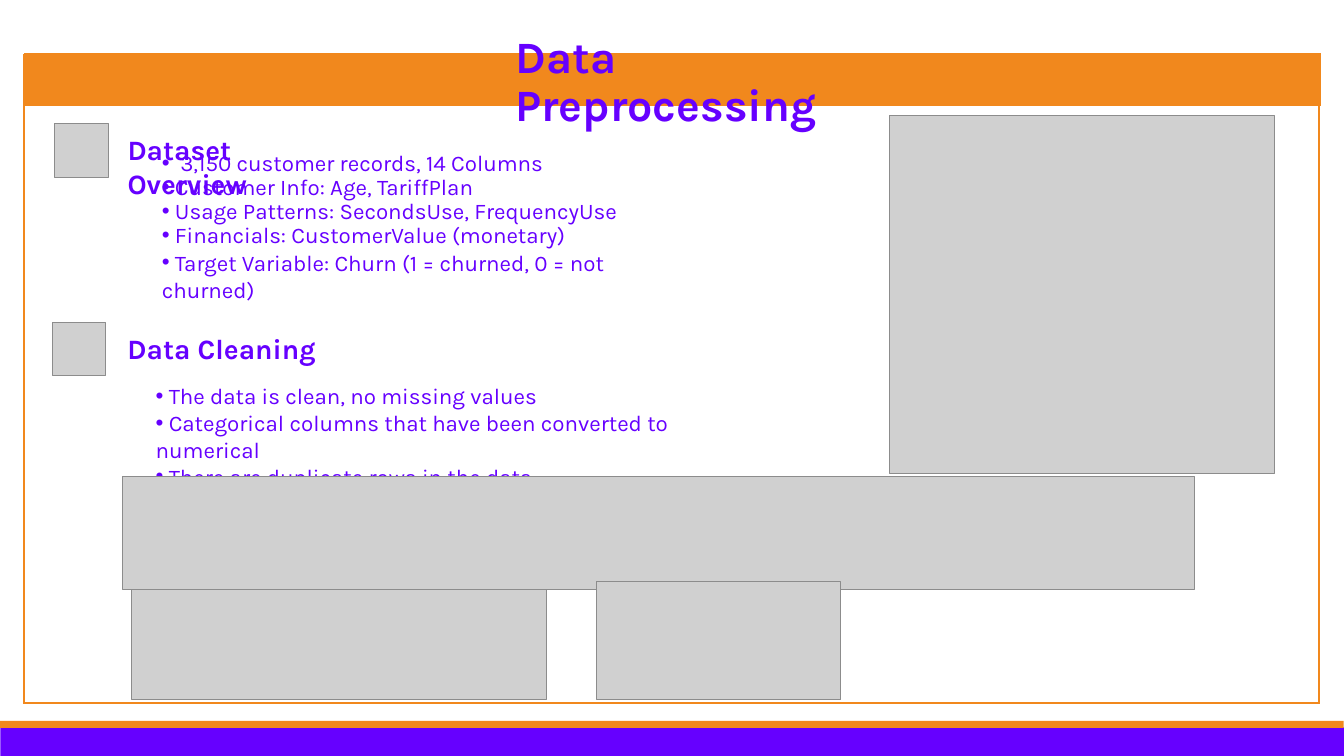
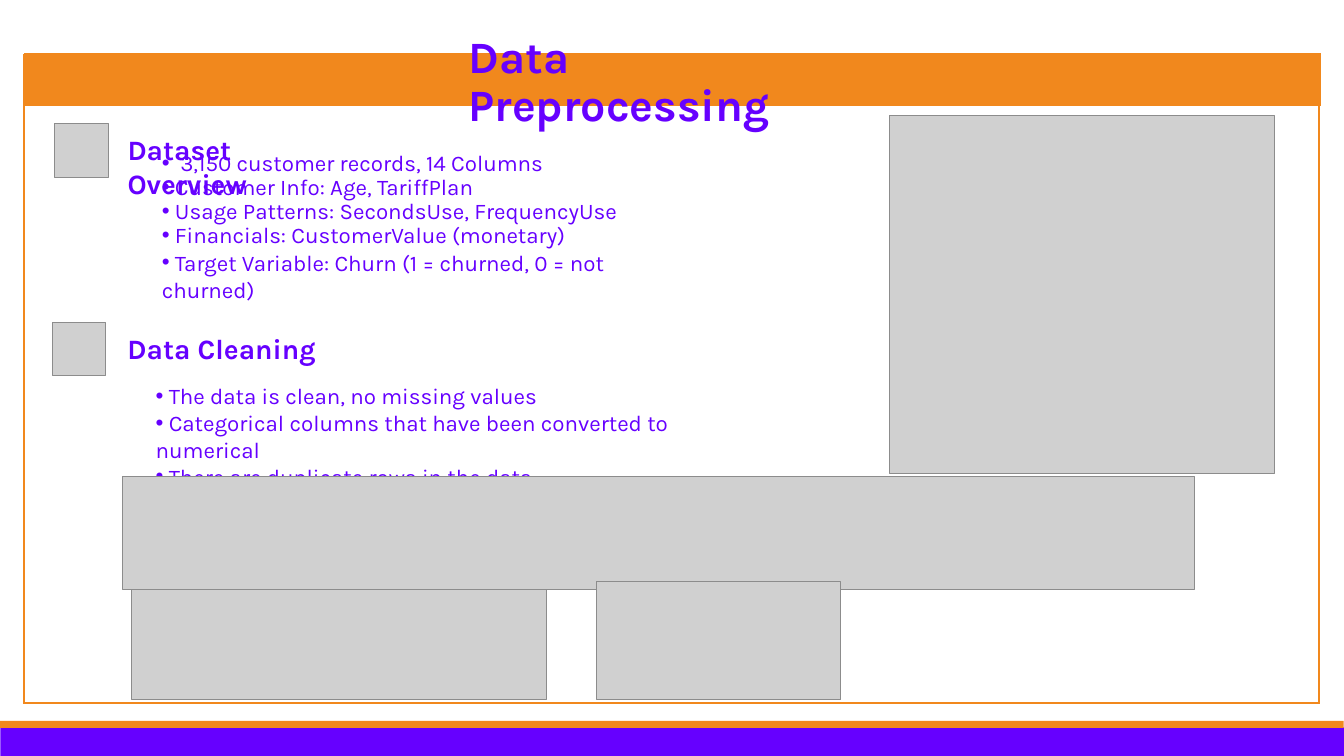
Before and after one commit to Kazeem-Bello/customer_chun, a slide deck: slide 3 of CFM_presentation.pptx. Drawn at 1344x756 pixels with LibreOffice and Linux fonts; fonts in the diff are those of the drawing; grey boxes stand for pictures; background and template pictures are left out. Boxes give left, top, right and bottom in pixels: in the first picture for what was removed or moved away, otherwise in the second. Text is boxed around its words. In the diff, an @@ line names an element or a change of style, - is before the commit and + after.

```diff
--- a/CFM_presentation.pptx
+++ b/CFM_presentation.pptx
@@ title "Data Preprocessing": place and size @@
-title "Data Preprocessing" at bbox=[515, 32, 816, 133]
+title "Data Preprocessing" at bbox=[469, 32, 770, 133]
```
Also in this commit, not shown: 4 other slides changed, 3 slides added, 4 slides removed, 5 other files.
